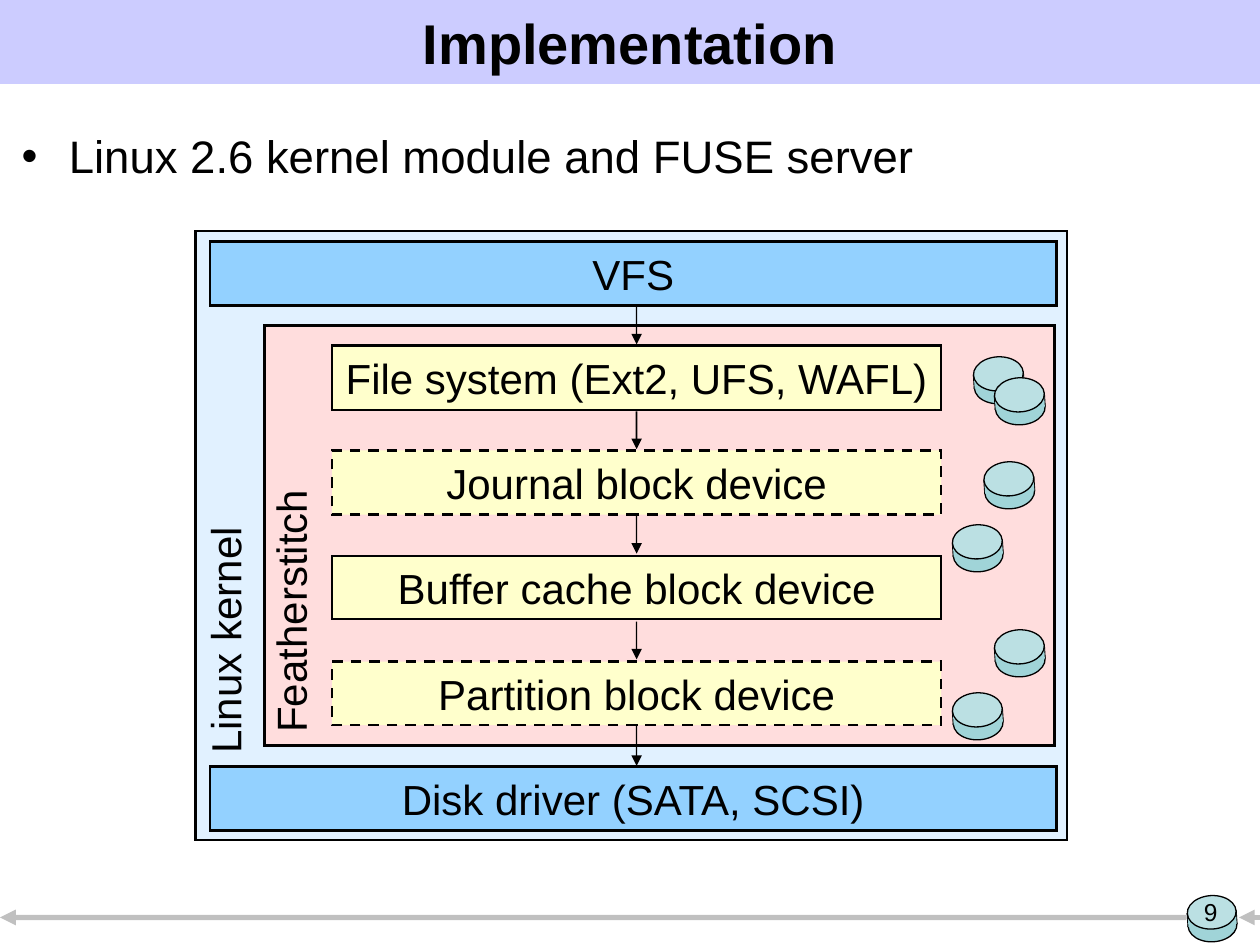
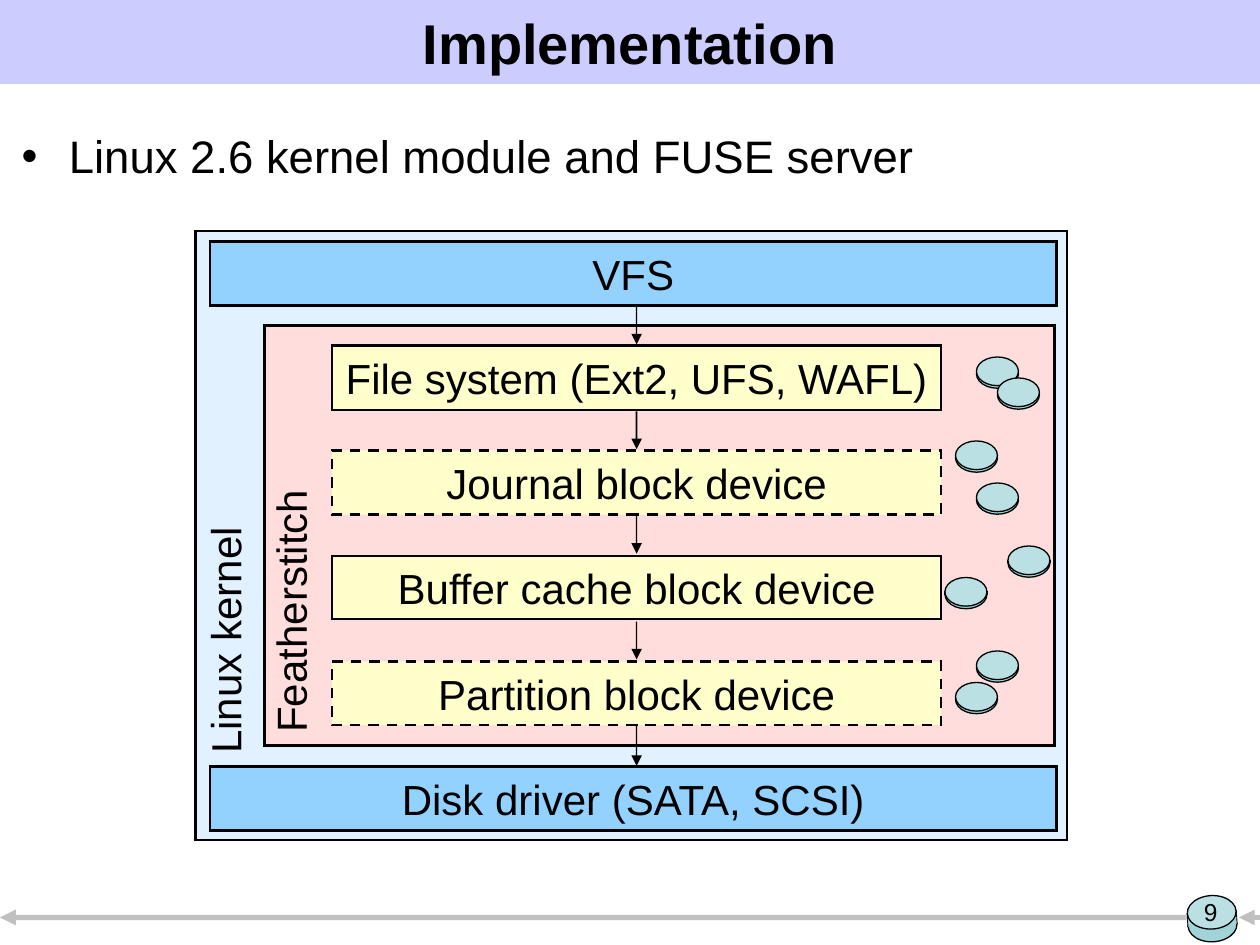
Before and after one commit to ucla-readable/fstitch-doc, a slide deck: slide 9 of sosp/pres.ppt. Drawn at 1260x945 pixels with LibreOffice and Linux fonts; fonts in the diff are those of the drawing. Boxes give left, top, right and bottom in pixels: in the first picture for what was removed or moved away, otherwise in the second. Text is boxed around its words. In the diff, an @@ line names an element or a change of style, - is before the commit and + after.

```diff
--- a/sosp/pres.ppt
+++ b/sosp/pres.ppt
@@ group added at (955,441,998,472): 2 rectangles, 2 ellipses @@
@@ rotation 356 to 0 degrees in 24 elements at (998,378,1040,407), (976,357,1018,386), (955,683,997,712), (976,359,1018,388), (998,381,1040,410), (976,485,1018,514), (955,685,997,714), (976,654,1018,683), (976,483,1018,512), (976,370,1018,374), (998,392,1040,396), (976,372,1018,374), (998,392,1040,394), (976,651,1018,680), (956,696,998,699), (976,496,1018,500), (1008,548,1050,577), (955,697,997,699), (976,664,1018,668), (976,498,1018,500), (1008,546,1050,575), (976,665,1018,668), (1008,559,1050,563), (1008,561,1050,563) @@
@@ group added at (945,577,987,609): 2 rectangles, 2 ellipses @@
```
Also in this commit, not shown: 17 other slides changed, 1 slide added, 2 slides removed.
